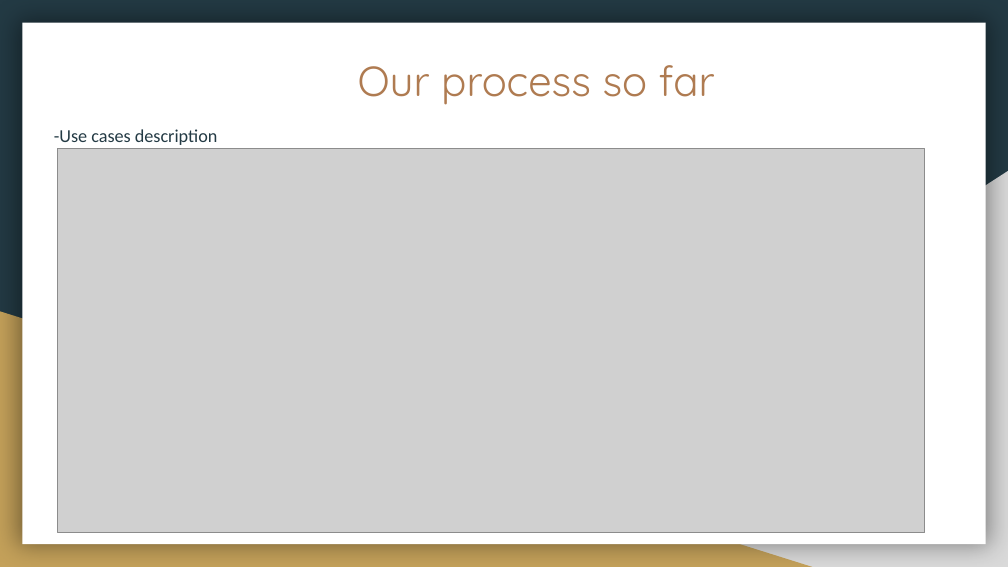
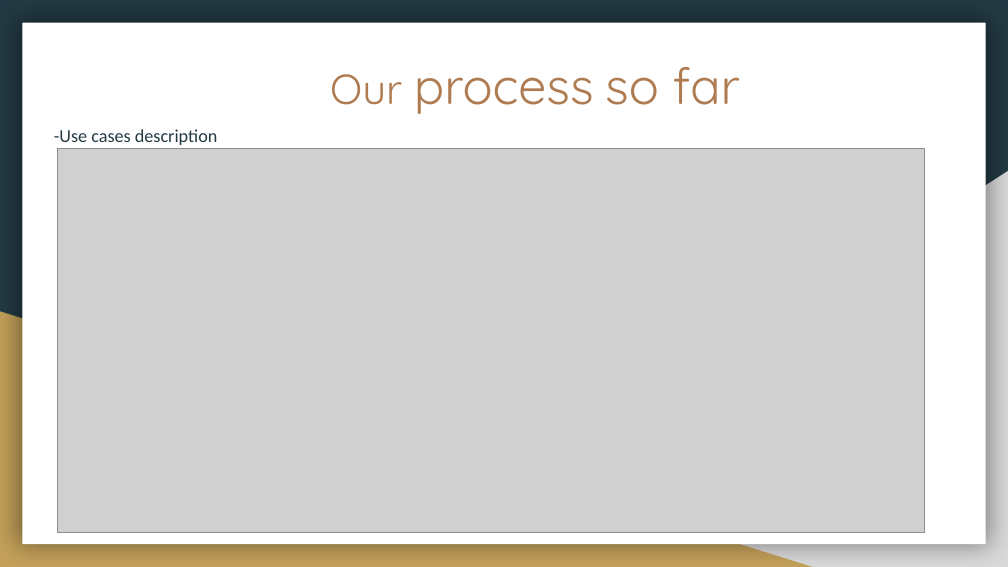
Before and after one commit to dholonakter/Csharp-Traffic-Simulation, a slide deck: slide 6 of First_version_of_the_presentation.pptx. Drawn at 1008x567 pixels with LibreOffice and Linux fonts; fonts in the diff are those of the drawing; grey boxes stand for pictures. Boxes give left, top, right and bottom in pixels: in the first picture for what was removed or moved away, otherwise in the second. Text is boxed around its words. In the diff, an @@ line names an element or a change of style, - is before the commit and + after.

```diff
--- a/First_version_of_the_presentation.pptx
+++ b/First_version_of_the_presentation.pptx
@@ title "Our process so far" at (330, 67, 741, 114): size 30 to 36 pt in "process so far" @@
```
Also in this commit, not shown: 6 other slides changed, 10 other files.
